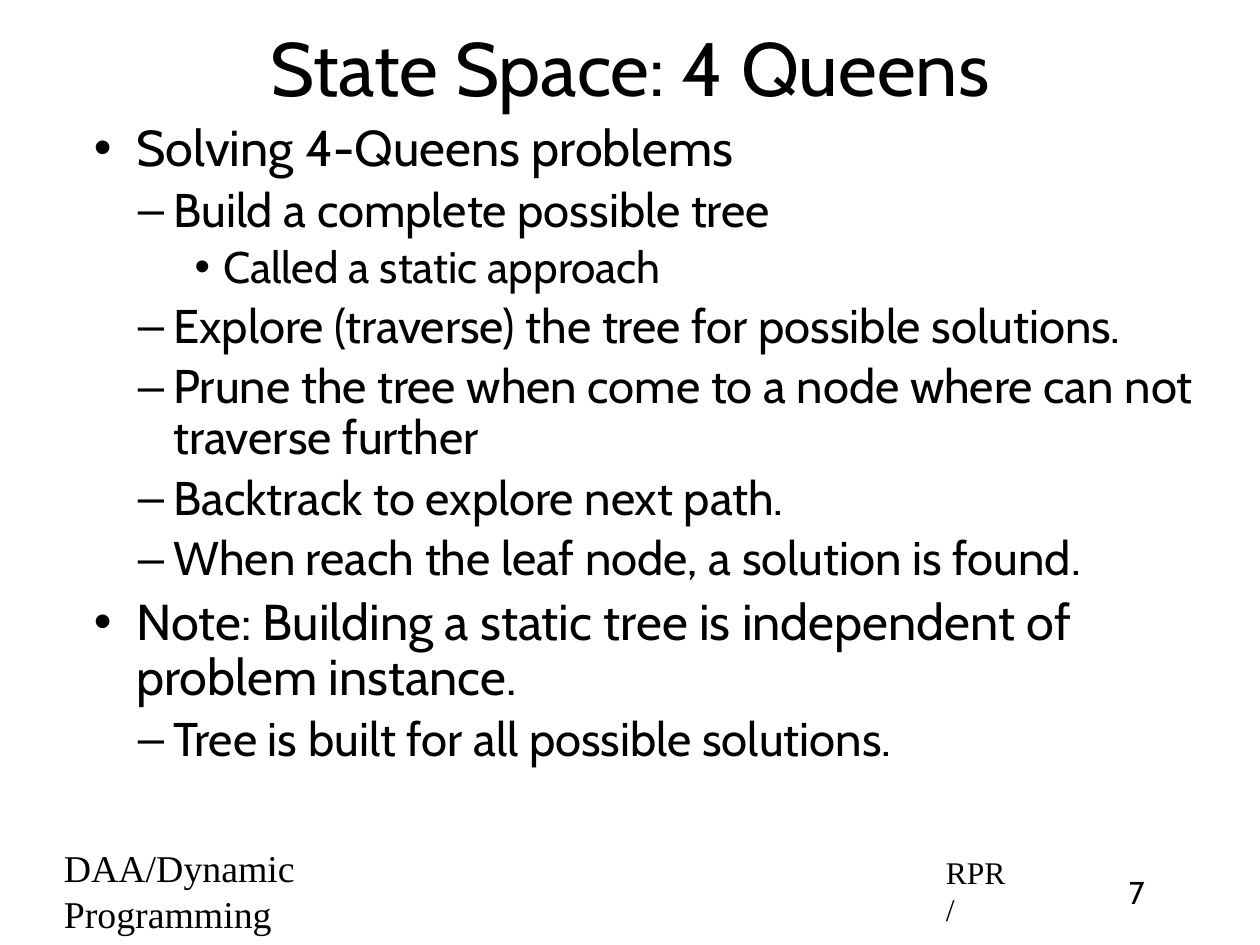
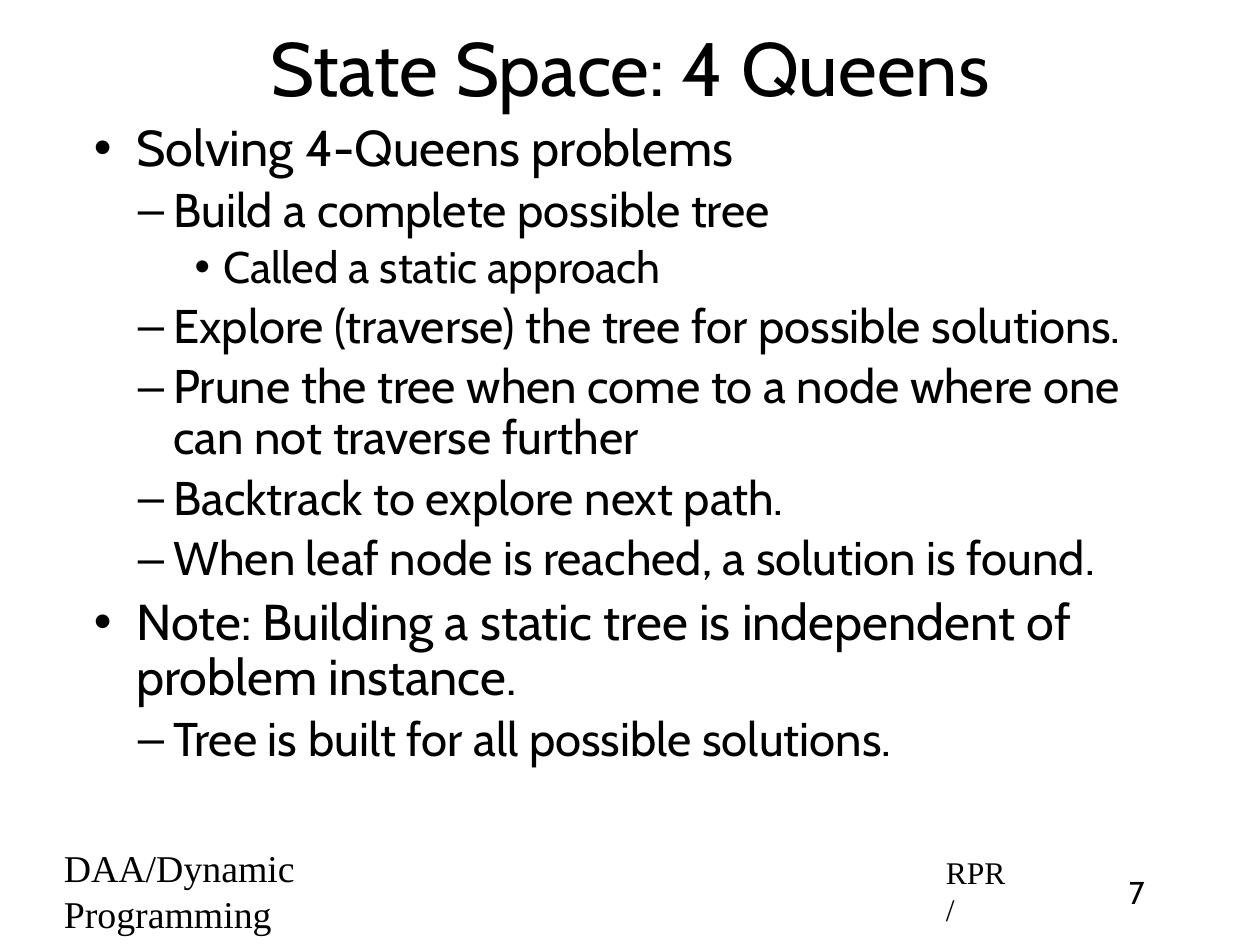
Before and after one commit to rprustagi/2019-17CS43-DAA, a slide deck: slide 7 of Slides-RPR/2019-H1-DAA-L42-BackTrack-approach-algo.pptx. Drawn at 1260x945 pixels with LibreOffice and Linux fonts; fonts in the diff are those of the drawing. Boxes give left, top, right and bottom in pixels: in the first picture for what was removed or moved away, otherwise in the second. Text is boxed around its words. In the diff, an @@ line names an element or a change of style, - is before the commit and + after.

```diff
--- a/Slides-RPR/2019-H1-DAA-L42-BackTrack-approach-algo.pptx
+++ b/Slides-RPR/2019-H1-DAA-L42-BackTrack-approach-algo.pptx
@@ text at [173,367,1120,455]: text changed @@
-  – Prune the tree when come to a node where can not traverse further
+  – Prune the tree when come to a node where one can not traverse further
@@ text at [173,539,1095,580]: text changed @@
-  – When reach the leaf node, a solution is found.
+  – When leaf node is reached, a solution is found.
```
Also in this commit, not shown: 3 other slides changed, 2 other files.
